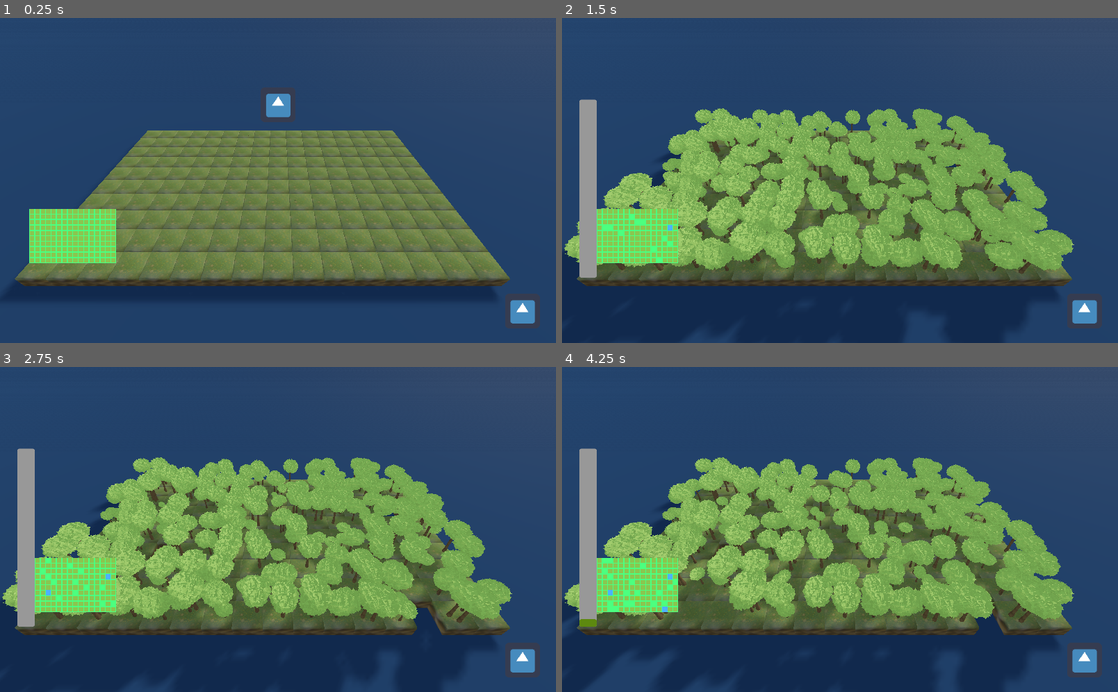
Above: before the commit, frames 1-4 (two rows, left to right).
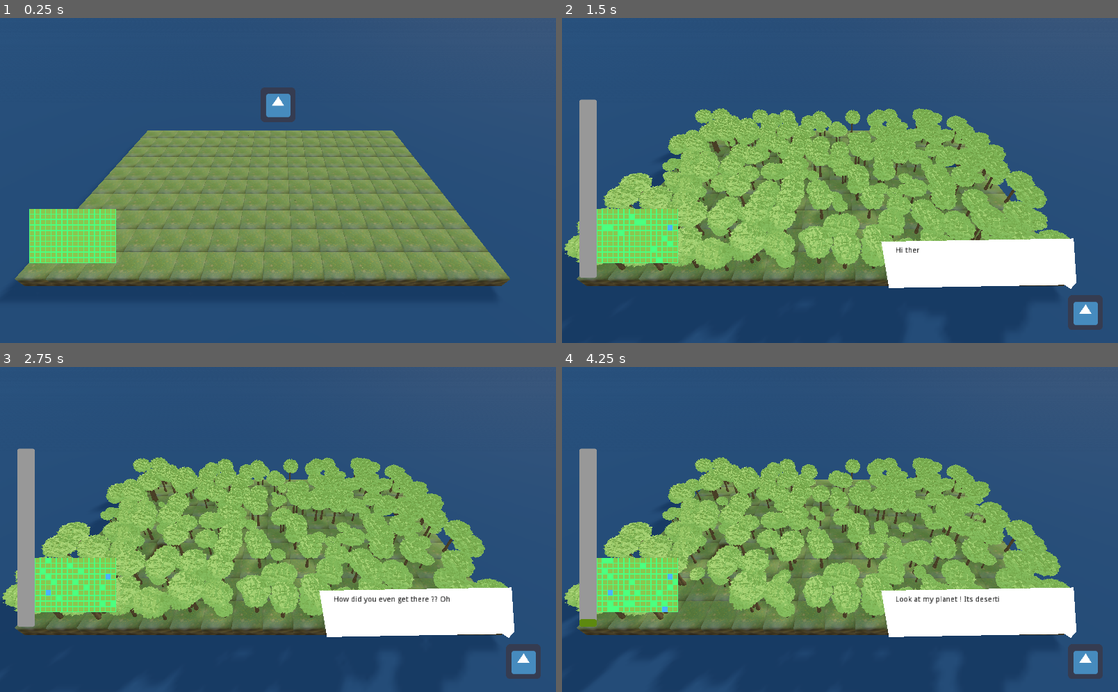
Above: after the commit, the same moments.

Repository: rmonthil-game-jams/scientific-game-jam-2021-team-amber
Game: Godot game, scene res://game/Game.tscn
The game is run twice, just before and just after one commit, with the same random seed, the same clock (stepped at 60 frames per second) and the same inputs. The engine's default icon, where the game draws it, is replaced by a stand-in: a white triangle on a blue panel in a dark square.
Inputs (mouse positions are in pixels of both pictures, inside the frame that each line leads up to):
- Up to frame 1 (0.25 s): no input
- Up to frame 2 (1.5 s): tap Enter at 0.5 s; move the mouse to (962, 164) at 0.52 s; click (962, 164) at 0.67 s; move the mouse to (728, 196) at 1.27 s; click (728, 196) at 1.42 s
- Up to frame 3 (2.75 s): click (417, 614) at 2.02 s
- Up to frame 4 (4.25 s): click (979, 614) at 2.77 s; click (979, 614) at 3.52 s

The runs differ from the first frame. In frame 1, 2.4% of the frame differs, in the area x 2-98%, y 35-96%; in frame 2, 14%; in frame 3, 15%; in frame 4, 16%, in the area x 1-97%, y 28-96%.

Commit message:
je re push ce que j'ai

Diff:
--- a/default_env.tres
+++ b/default_env.tres
@@ -1,11 +1,6 @@
 [gd_resource type="Environment" load_steps=2 format=2]
 
 [sub_resource type="ProceduralSky" id=1]
-sky_top_color = Color( 0.211765, 0.313726, 0.552941, 1 )
-sky_horizon_color = Color( 0.545098, 0.686275, 0.811765, 1 )
-sky_curve = 0.13
-ground_bottom_color = Color( 0.545098, 0.686275, 0.811765, 1 )
-ground_horizon_color = Color( 0.545098, 0.686275, 0.811765, 1 )
 
 [resource]
 background_mode = 2
--- a/game/Game.tscn
+++ b/game/Game.tscn
@@ -21,4 +21,15 @@
 visible = false
 
 [node name="PhyloGeny" parent="." instance=ExtResource( 5 )]
+dialogs = {
+"intro1": "Hi there. And who are you …?",
+"intro2": "How did you even get there ?? Oh, never mind, nothing matters anymore. There are no trees left anyway.",
+"intro3": "Look at my planet ! It’s desertic, it’s awful ! Everything was going just fine for millions of years, and suddenly… *sobs*",
+"intro4": "Oh don’t worry, I’m just pretending to cry. It’s a trick I learned from humans. I’m a PhyloGenie, I can’t physically cry !",
+"intro5": "Well I guess I’ll have to try again from the beginning. Hey, since you’re here, don’t stay there just watching ! You might as well help me.",
+"intro6": "Okay, I went back in time to the moment when there was only one continent and a couple of species. Back then, the climate was tropical everywhere.",
+"intro7": "I’ll teach you some of my tricks for starters.",
+"intro8": "Look, I’ll lend you my shovel. With that, you can transform water in ground, or ground in water, by just clicking on it. You can also click and drag to draw oceans, islands and continents. Go on, try it !"
+}
+[connection signal="started" from="MainMenu" to="PhyloGeny" method="_on_MainMenu_started"]
 [connection signal="started" from="MainMenu" to="." method="_on_MainMenu_started"]
--- a/modules/ui/Dialog.gd
+++ b/modules/ui/Dialog.gd
@@ -1,32 +1,55 @@
-extends Sprite
+extends Control
 
-onready var BubbleText = get_child(0)
-onready var Text = BubbleText.get_child(0)
+onready var Text = get_node("TextureRect/Polygon2D/Text")
 
-export(Array,String) var dialog = ["Hey ! My name is PhyloGenie", "This is the Pangaea, please help me this planet is dying..."]
-var isTalking :  bool = false
-
+export(Dictionary) var dialogs
+var isTalking :  bool = true
+var currentDialogNumber = -1
+var currentDialogState : String
+var totalStateNumber = -1
 
 # Called when the node enters the scene tree for the first time.
 func _ready():
-	BubbleText.visible = false
-#	Text.set_bbcode(dialog[page])
-#	Text.set_visible_characters(0)
+	visible = false
 
 func _input(event):
 	if event is InputEventMouseButton:
-		if event.is_pressed() && event.button_index == BUTTON_LEFT && not isTalking :
-			GenieSays("Hey ! My name is PhyloGenie")
+		if event.is_pressed() && event.button_index == BUTTON_LEFT && isTalking :
+			pass
 
-		if Text.get_visible_characters() > Text.get_total_character_count():
-			BubbleText.visible = false
+func StartDialog(dialogue : String, number : int):
+	visible = true
+	currentDialogState = dialogue
+	totalStateNumber = number
+	currentDialogNumber = 1
+	Text.set_bbcode(dialogs[currentDialogState+ str(currentDialogNumber)])
+	Text.set_visible_characters(0)
+	currentDialogNumber += 1
 
+func NextDialogue():
+	print(currentDialogNumber)
+	Text.set_bbcode(dialogs[currentDialogState+ str(currentDialogNumber)])
+	Text.set_visible_characters(0)
+	currentDialogNumber += 1
 
 func _on_Timer_timeout():
 	Text.set_visible_characters(Text.get_visible_characters()+1)
 
-func GenieSays(var text):
-	BubbleText.visible = true
-	isTalking = true
-	Text.set_bbcode(text)
+func GenieSays(var text : String):
+	Text.set_bbcode(dialogs[text+ str(currentDialogNumber)])
 	Text.set_visible_characters(0)
+
+func _on_MainMenu_started():
+	isTalking = false
+	print("testde fin")
+	StartDialog("intro", 6)
+
+
+func _on_TextureButton_pressed():
+	if Text.get_visible_characters() > Text.get_total_character_count():
+		if currentDialogNumber < totalStateNumber:
+			NextDialogue()
+		else:
+			visible = false
+	else :
+		Text.set_visible_characters(Text.get_total_character_count())
--- a/modules/ui/GenieDialog.tscn
+++ b/modules/ui/GenieDialog.tscn
@@ -3,27 +3,55 @@
 [ext_resource path="res://modules/ui/Dialog.gd" type="Script" id=1]
 [ext_resource path="res://icon.png" type="Texture" id=2]
 
-[node name="PhyloGeny" type="Sprite"]
-position = Vector2( 962.068, 541.089 )
+[node name="Dialogue" type="Control"]
+anchor_right = 1.0
+anchor_bottom = 1.0
+script = ExtResource( 1 )
+__meta__ = {
+"_edit_use_anchors_": false
+}
+
+[node name="TextureRect" type="TextureRect" parent="."]
+anchor_left = 1.0
+anchor_top = 1.0
+anchor_right = 1.0
+anchor_bottom = 1.0
+margin_left = -92.0
+margin_top = -88.0
+margin_right = -28.0
+margin_bottom = -24.0
+rect_pivot_offset = Vector2( 32, 32 )
 texture = ExtResource( 2 )
-script = ExtResource( 1 )
+__meta__ = {
+"_edit_use_anchors_": false
+}
 
-[node name="Polygon2D" type="Polygon2D" parent="."]
-position = Vector2( 32.209, 32.5992 )
+[node name="Polygon2D" type="Polygon2D" parent="TextureRect"]
+position = Vector2( 70.209, 55.5992 )
 polygon = PoolVector2Array( -414.274, -154.66, -59.89, -160.606, -54.7249, -79.5761, -65.1075, -67.3057, -76.9059, -74.8568, -400.003, -69.0374 )
 
-[node name="RichTextLabel" type="RichTextLabel" parent="Polygon2D"]
+[node name="Text" type="RichTextLabel" parent="TextureRect/Polygon2D"]
 margin_left = -388.0
 margin_top = -145.0
 margin_right = -75.0
 margin_bottom = -83.0
+rect_clip_content = false
 custom_colors/default_color = Color( 0, 0, 0, 1 )
-text = "Hey ! I'm the PhyloGenie!! And this is a test I don't have any inspiration"
 __meta__ = {
 "_edit_use_anchors_": false
 }
 
-[node name="Timer" type="Timer" parent="Polygon2D"]
+[node name="Timer" type="Timer" parent="TextureRect/Polygon2D"]
 wait_time = 0.02
 autostart = true
-[connection signal="timeout" from="Polygon2D/Timer" to="." method="_on_Timer_timeout"]
+
+[node name="TextureButton" type="TextureButton" parent="TextureRect/Polygon2D"]
+margin_left = -418.0
+margin_top = -160.0
+margin_right = -55.0
+margin_bottom = -66.0
+__meta__ = {
+"_edit_use_anchors_": false
+}
+[connection signal="timeout" from="TextureRect/Polygon2D/Timer" to="." method="_on_Timer_timeout"]
+[connection signal="pressed" from="TextureRect/Polygon2D/TextureButton" to="." method="_on_TextureButton_pressed"]
